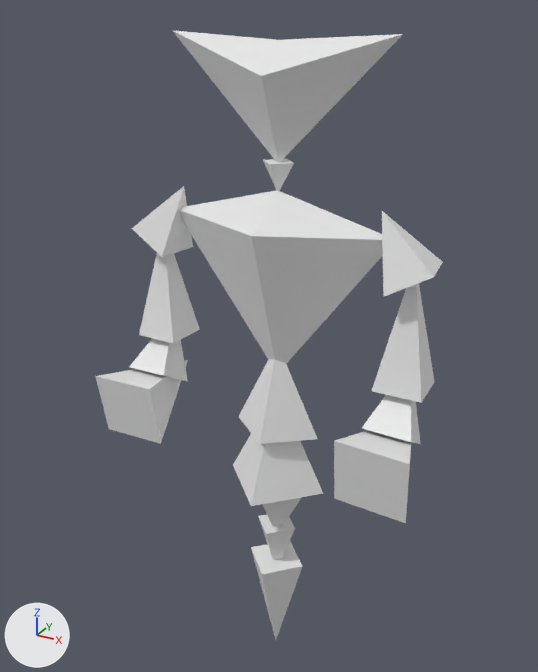
The Blender file src/assets/enemy.blend, before and after one commit.
Rendered twice from a camera (50 mm lens) standing at (9.7, -18.1, 10.2) and looking at (-0.4, 0.2, 1.0). Every picture has the same lights, and +X, +Y and +Z are marked at lower left.

Before the edit, the objects in view are built like this:
```python
me_enemy = bpy.data.meshes.new('Enemy')
me_enemy.from_pydata(...)  # 82 vertices, 86 faces; spans x -5.2..5.1, y -1.7..2.5, z -9.7..11.0
ob_enemy = bpy.data.objects.new('Enemy', me_enemy)
ob_enemy.location = (0.0, 0.0, 0.0)
ob_enemy.rotation_euler = (-3.134, 0.0, 0.0)  # degrees (-180, 0, 0)
```
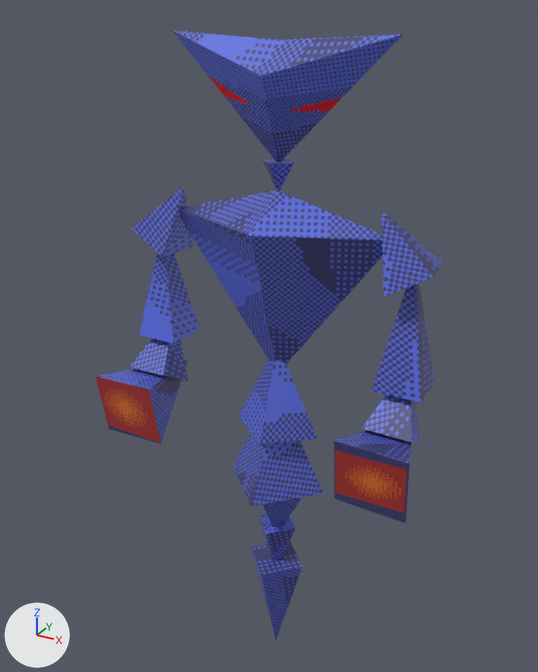
What differs and where, as boxes (x1, y1, x2, y2) in the pictures (538 x 672 px):
'Enemy', recoloured (grey to blue)
    both: (95, 30, 443, 639)

Edits to the bpy script that builds the scene:
```text
Add img_enemy_uv_png:
    img_enemy_uv_png = load_image('enemy_uv.png', 'enemy_uv.png', 256, 256, 'sRGB')
Add mat_material_001:
    mat_material_001 = principled_material('Material.001')
    mat_material_001.texture = img_enemy_uv_png
Change me_enemy:
    where me_enemy.from_pydata(...)  # 82 vertices, 86 faces; spans x -5.2..5.1, y -1.7..2.5, z -9.7..11.0
    add me_enemy.materials.append(mat_material_001)  # picture img_enemy_uv_png
```
